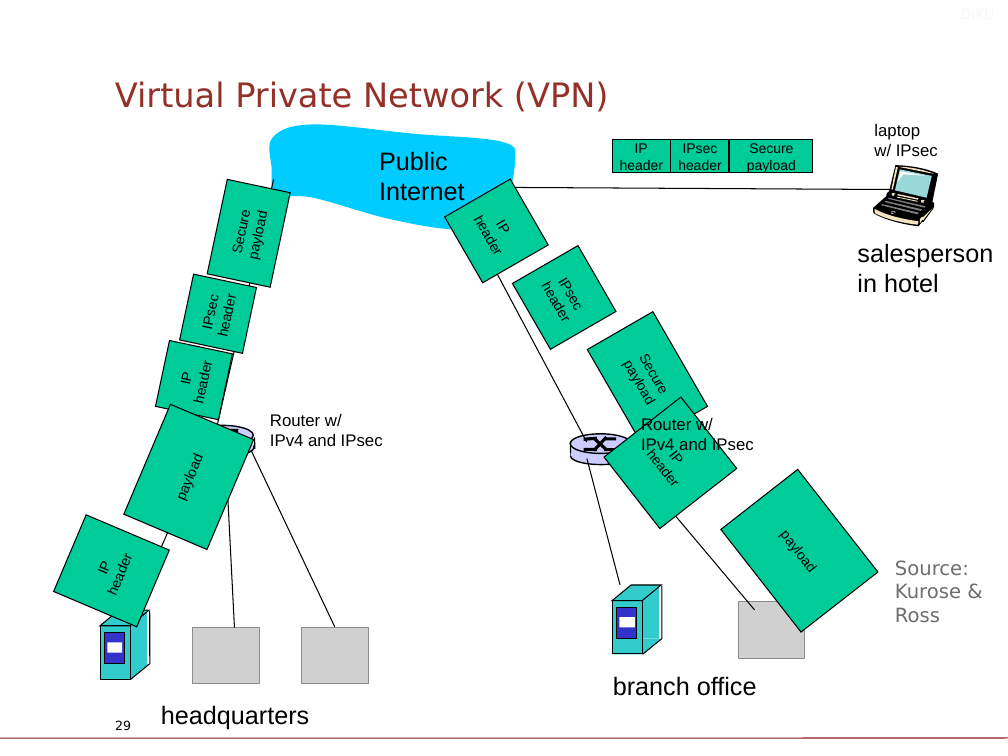
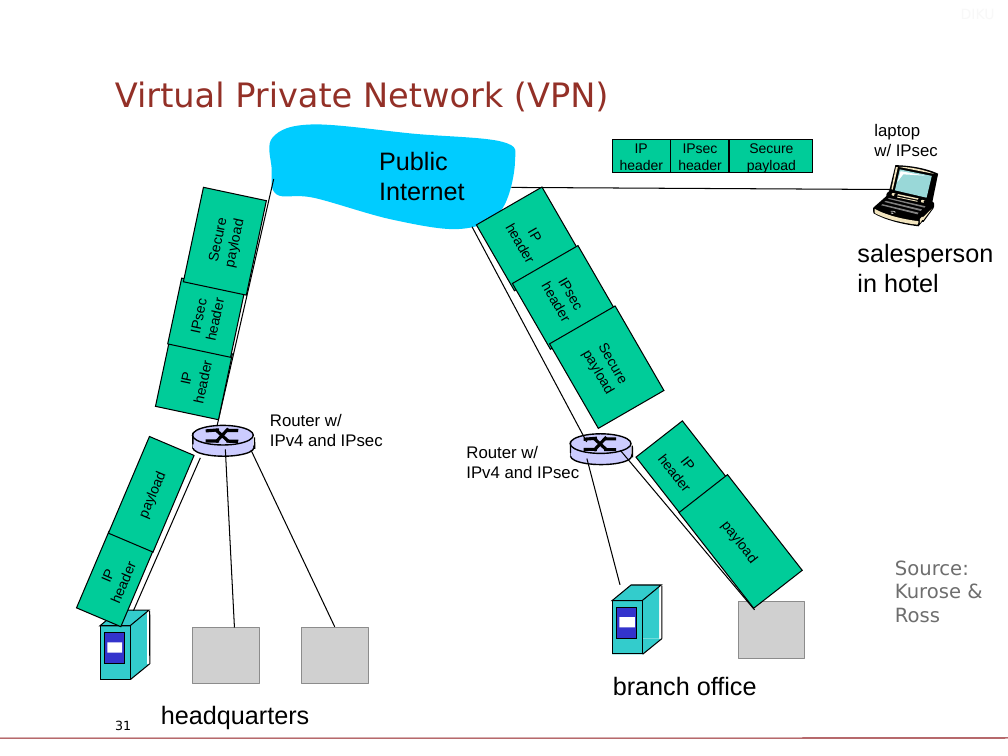
Before and after one commit to Legenden84/compSys-e2022-pub_fork, a slide deck: slide 31 of lectures/221123_security_across_the_network/slides.odp (slide 29 before the commit). Drawn at 1008x756 pixels with LibreOffice and Linux fonts; fonts in the diff are those of the drawing; grey boxes stand for pictures; background and template pictures are left out. Boxes give left, top, right and bottom in pixels: in the first picture for what was removed or moved away, otherwise in the second. Text is boxed around its words. In the diff, an @@ line names an element or a change of style, - is before the commit and + after.

```diff
--- a/lectures/221123_security_across_the_network/slides.odp
+++ b/lectures/221123_security_across_the_network/slides.odp
@@ rectangle "Secure": place and size @@
-rectangle "Secure" at [207,179,291,287]
+rectangle "Secure" at [183,187,266,295]
@@ rectangle "IP": place and size @@
-rectangle "IP" at [445,180,548,283]
+rectangle "IP" at [476,187,579,290]
@@ rectangle "IPsec": place and size @@
-rectangle "IPsec" at [180,274,257,353]
+rectangle "IPsec" at [168,278,245,357]
@@ rectangle "Secure": place and size @@
-rectangle "Secure" at [587,311,707,444]
+rectangle "Secure" at [549,306,663,429]
@@ rectangle "payload": place and size @@
-rectangle "payload" at [124,404,253,549]
+rectangle "payload" at [108,436,194,552]
@@ text "Router w/" rewrapped from [641,416,754,455] to [466,446,579,478] @@
@@ rectangle "IP": place and size @@
-rectangle "IP" at [604,397,737,529]
+rectangle "IP" at [636,421,728,515]
@@ rectangle "payload": place and size @@
-rectangle "payload" at [720,470,877,632]
+rectangle "payload" at [678,475,801,608]
@@ rectangle "IP": place and size @@
-rectangle "IP" at [53,514,169,627]
+rectangle "IP" at [77,531,154,627]
@@ page number at [115,720,131,730]: text changed @@
-29
+31
```
Also in this commit, not shown: 2 other slides changed, 3 slides added, 1 other file.
